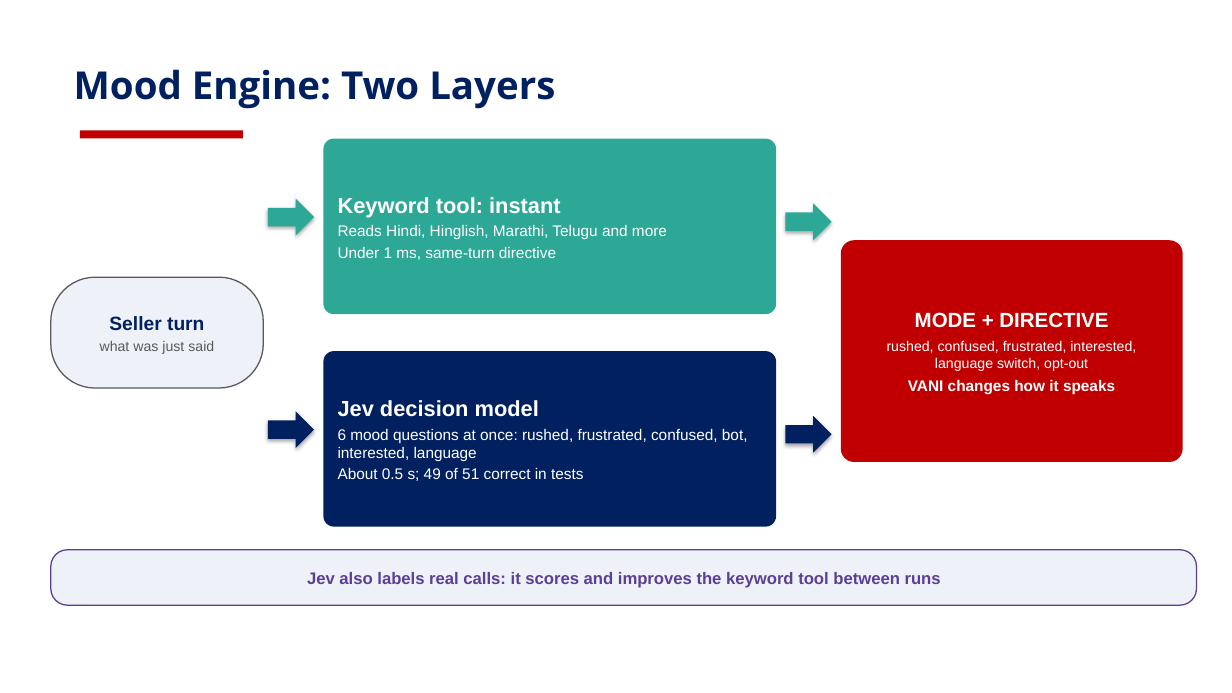
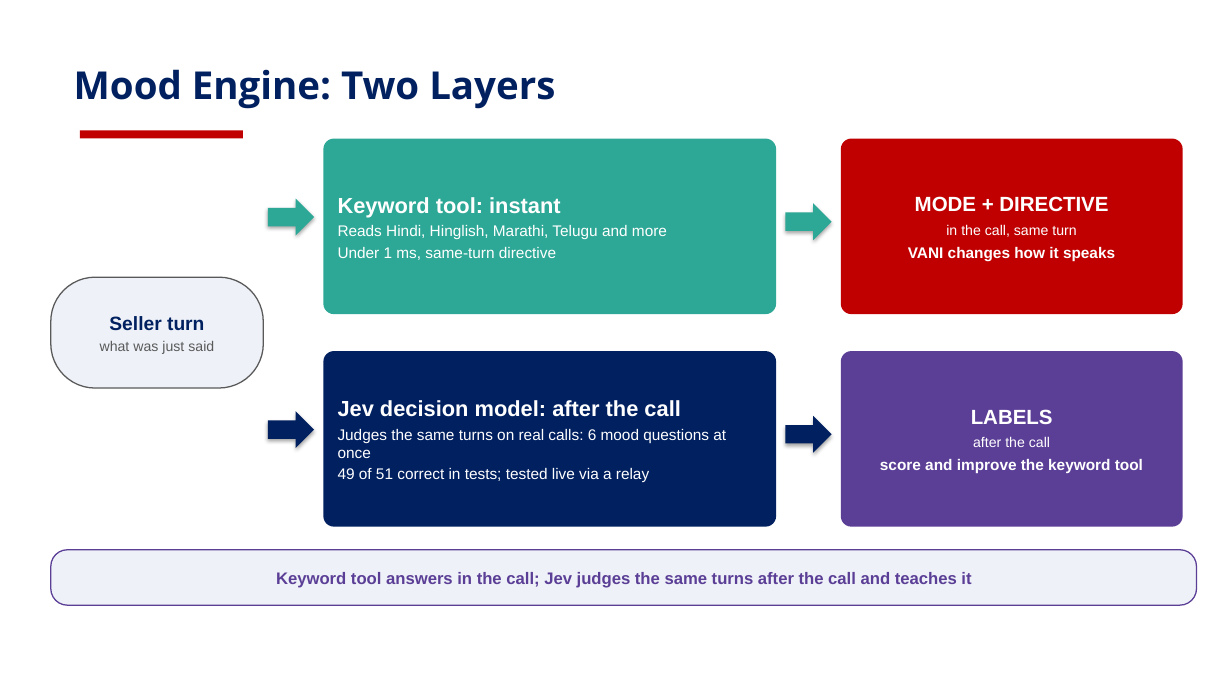
Before and after one commit to risu1139/vani-hackathon, a slide deck: slide 10 of outputs/plans/VANI_Persona_Design_Deck_v2_visual.pptx. Drawn at 1232x693 pixels with LibreOffice and Linux fonts; fonts in the diff are those of the drawing; background and template pictures are left out. Boxes give left, top, right and bottom in pixels: in the first picture for what was removed or moved away, otherwise in the second. Text is boxed around its words. In the diff, an @@ line names an element or a change of style, - is before the commit and + after.

```diff
--- a/outputs/plans/VANI_Persona_Design_Deck_v2_visual.pptx
+++ b/outputs/plans/VANI_Persona_Design_Deck_v2_visual.pptx
@@ rounded rectangle "MODE + DIRECTIVE": place and size @@
-rounded rectangle "MODE + DIRECTIVE" at (841, 240, 1183, 462)
+rounded rectangle "MODE + DIRECTIVE" at (841, 139, 1183, 314)
@@ text in rounded rectangle at (946, 224, 1076, 237): text changed @@
-rushed, confused, frustrated, interested, language switch, opt-out
+in the call, same turn
@@ rounded rectangle "LABELS": place and size @@
-rounded rectangle "LABELS" at (51, 550, 1197, 605)
+rounded rectangle "LABELS" at (841, 351, 1183, 527)
@@ rounded rectangle "LABELS" at (841, 351, 1183, 527): fill #EEF2F8 to #5B3E96; outline #5B3E96 1 pt to none; proportions changed @@
@@ text in rounded rectangle at (338, 400, 726, 482): text changed @@
-Jev decision model
-6 mood questions at once: rushed, frustrated, confused, bot, interested, language
-About 0.5 s; 49 of 51 correct in tests
+Jev decision model: after the call
+Judges the same turns on real calls: 6 mood questions at once
+49 of 51 correct in tests; tested live via a relay
@@ text in rounded rectangle at (880, 409, 1143, 473): text changed; size 13 to 12 pt; text colour #5B3E96 to #FFFFFF @@
-Jev also labels real calls: it scores and improves the keyword tool between runs
+LABELS
+after the call
+score and improve the keyword tool
@@ rounded rectangle added at (51, 550, 1197, 605), fill #EEF2F8, outline #5B3E96 1 pt, 13 pt, text #5B3E96, bold @@
+Keyword tool answers in the call; Jev judges the same turns after the call and teaches it
```
Also in this commit, not shown: 1 other file.
